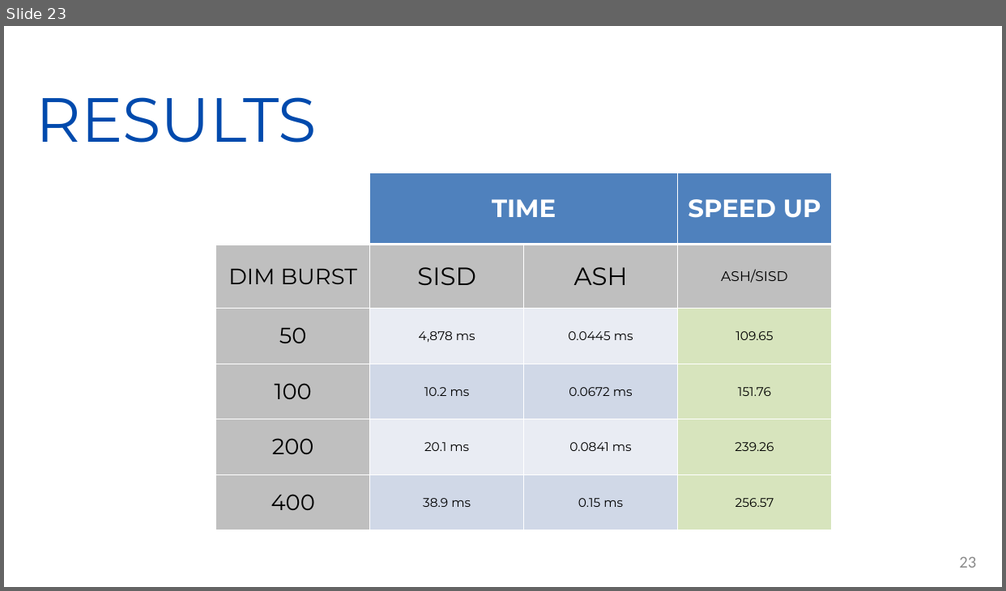
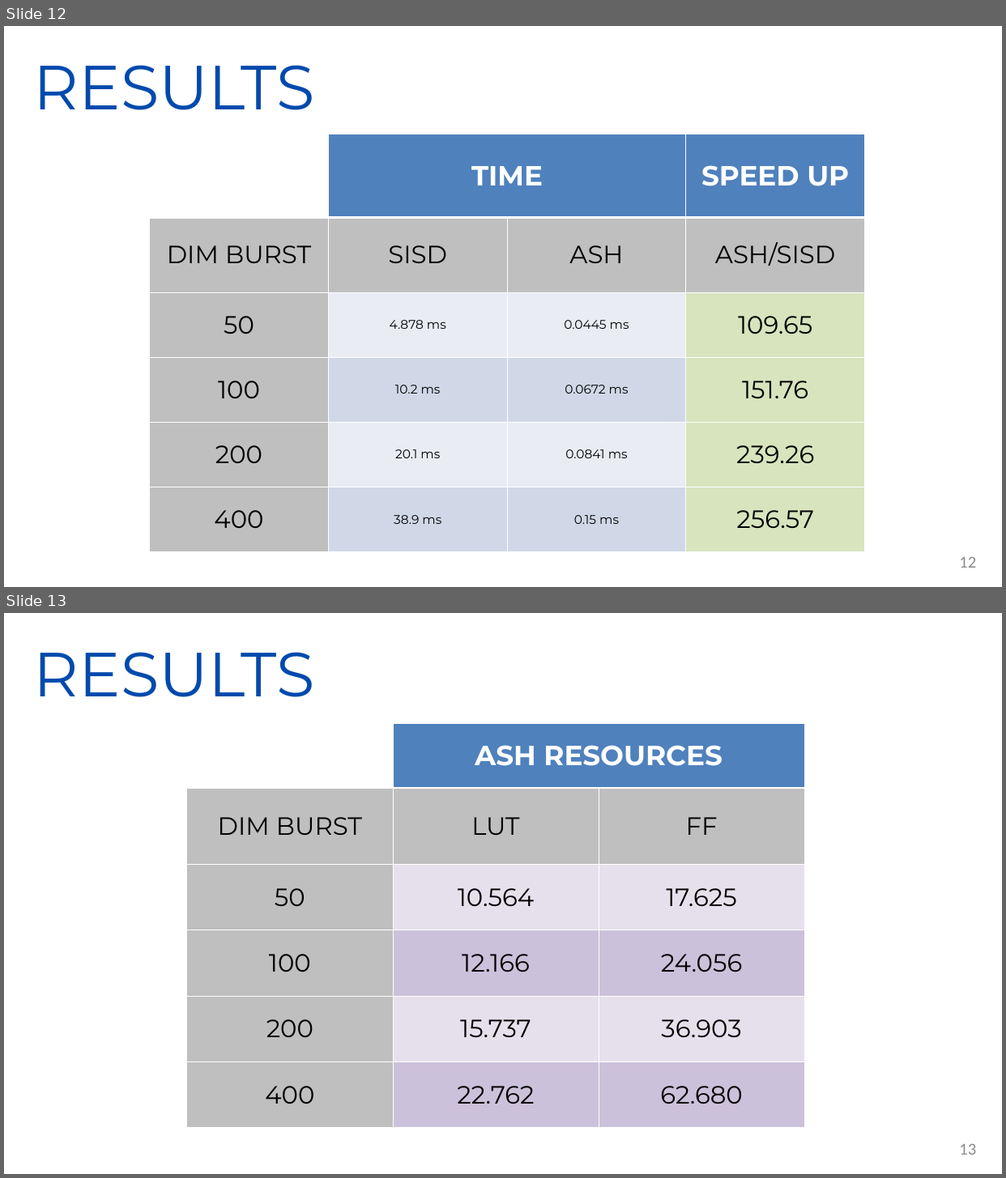
Before and after one commit to Marcolbr2001/ACA_PROJECT, a slide deck: ASH_ACA_PWP.pptx. Shown one above the other, each under a label of ours: slide 23 before the commit, slides 12 and 13 after it. The pictures are 1006x591 and 1006x1178 pixels, drawn with LibreOffice and Linux fonts; fonts in the diff are those of the drawing. Boxes give left, top, right and bottom in pixels: in the first picture for what was removed or moved away, otherwise in the second. Text is boxed around its words. In the diff, an @@ line names an element or a change of style, - is before the commit and + after.

```diff
--- a/ASH_ACA_PWP.pptx
+++ b/ASH_ACA_PWP.pptx
@@ slide 13 added at (4,613,1002,1174), background #FFFFFF @@
@@ text added at (34,652,315,697), 90 pt, text #004AAD @@
+RESULTS
@@ table added at (187,723,803,1128), 6 rows, 3 columns @@
+ | ASH RESOURCES | 
+DIM BURST | LUT | FF
+50 | 10.564 | 17.625
+100 | 12.166 | 24.056
+200 | 15.737 | 36.903
+400 | 22.762 | 62.680
@@ page number added at (959,1144,976,1155), 24 pt, text #8C8C8C @@
+13
@@ what was slide 23 is now slide 12 @@
@@ slide 12 changed as well @@
@@ text "RESULTS": place and size @@
-text "RESULTS" at (36,97,317,143)
+text "RESULTS" at (34,65,315,110)
@@ table at (150,134,864,552) @@
-row 3, column 2: 4,878 ms
+row 3, column 2: 4.878 ms
@@ size 36 to 40 pt in "TIME", "SPEED UP" @@
@@ size 32 to 36 pt in "DIM BURST", "50", "100", "200" and 1 more places @@
@@ size 20 to 36 pt in "ASH/SISD" @@
@@ size 18 to 36 pt in "109.65", "151.76", "239.26", "256.57" @@
@@ table: place and size @@
-table at (216,173,831,531)
+table at (150,134,864,552)
@@ page number at (959,557,976,568): text changed @@
-23
+12
```
Also in this commit, not shown: 12 other slides changed, 1 other slide added, 16 slides removed.
